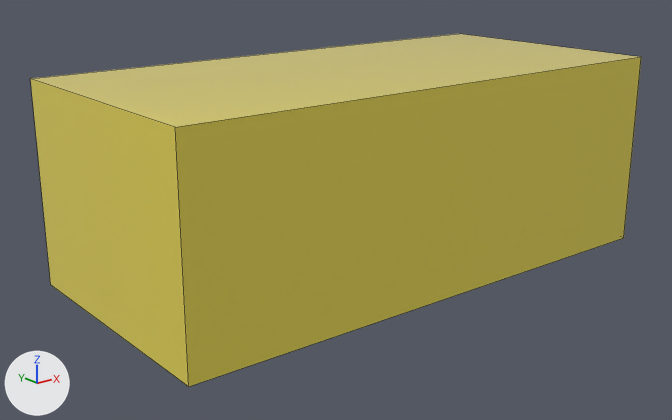
The FBX model Assets/Rooms/Room101/Room.fbx: old version first, new version second.
Rendered twice from a camera (50 mm lens) standing at (-31.1, -25.0, 12.1) and looking at (-10.9, 0.2, 2.1). Arrows for +X, +Y and +Z are at lower left; the lights stay in place. Mesh edges are drawn as thin lines. Where no turn or scale is listed for an object, it has been applied to the vertices.

The first picture shows 'Room'.
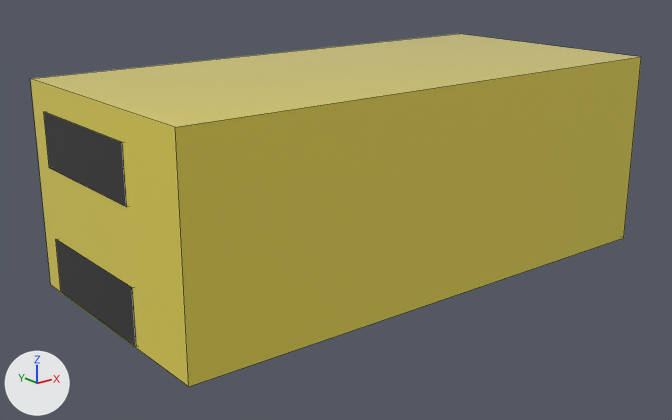
The change, as JSON lines over the scene's bpy script:
```json
{"op": "add", "block": "mat_porta_armario", "code": ["mat_porta_armario = principled_material('Porta Armario')", "mat_porta_armario.base_color = (0.8, 0.8, 0.8)  # white #e7e7e7"]}
{"op": "add", "block": "mat_armario", "code": ["mat_armario = principled_material('Armario')", "mat_armario.base_color = (0.0341, 0.0341, 0.0341)  # black #343434"]}
{"op": "add", "block": "me_cube_011", "code": ["me_cube_011 = bpy.data.meshes.new('Cube.011')", "me_cube_011.from_pydata(...)  # 32 vertices, 21 faces; spans x -1.67..-0.08, y -4.97..0.53, z -2.52..-0.66", "# faces by material slot: [6, 15]", "me_cube_011.materials.append(mat_armario)  # black #343434", "me_cube_011.materials.append(mat_porta_armario)  # white #e7e7e7"]}
{"op": "add", "block": "ob_armario_001", "code": ["ob_armario_001 = bpy.data.objects.new('Armario.001', me_cube_011)", "ob_armario_001.location = (-18.3, 3.26, 6.91)"]}
{"op": "add", "block": "ob_armario", "code": ["ob_armario = bpy.data.objects.new('Armario', me_cube_011.copy())", "ob_armario.location = (-18.3, 3.26, 2.59)"]}
```

Pixel boxes (x1, y1, x2, y2) of what changed, in the pictures (672 x 420 px):
```json
{"object": "Armario.001", "change": "added", "after": [44, 112, 127, 207], "on screen": "black"}
{"object": "Armario", "change": "added", "after": [56, 239, 137, 346], "on screen": "black"}
```
